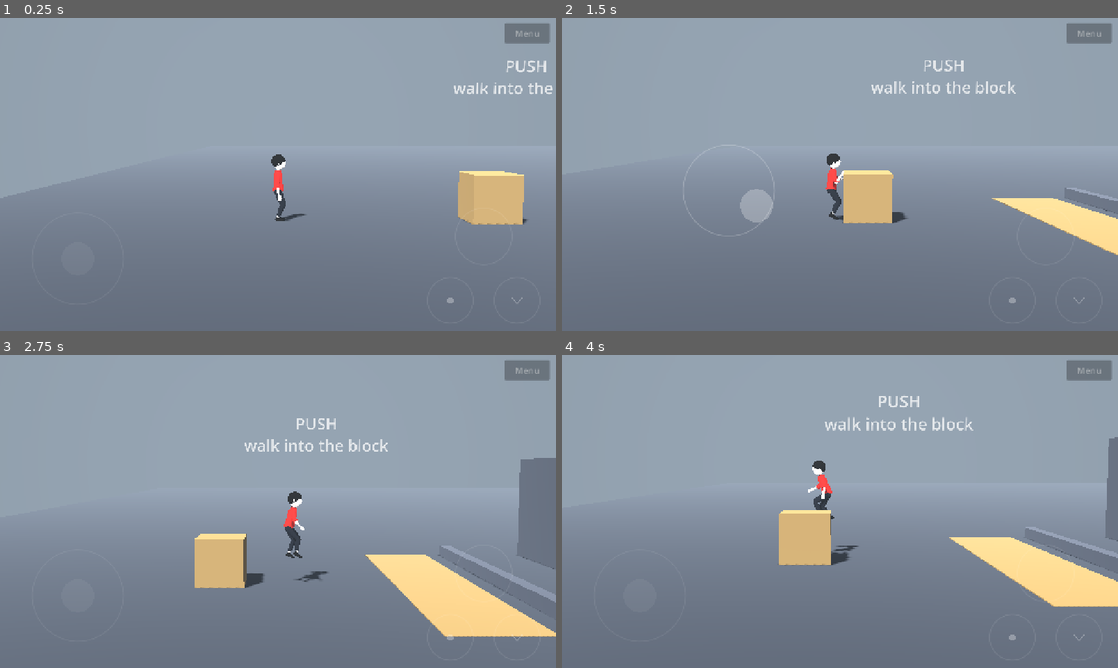
Above: before the commit, frames 1-4 (two rows, left to right).
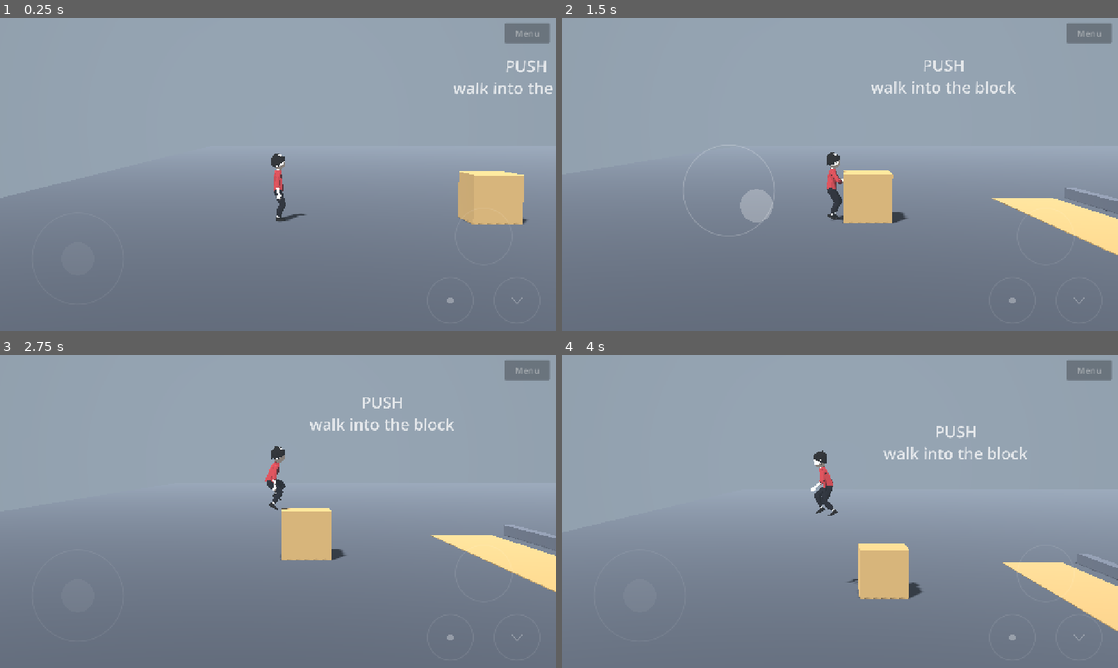
Above: after the commit, the same moments.

Repository: Sclondon/Outside
Game: Godot game, scene res://mechanics.tscn
The game is run twice, just before and just after one commit, with the same random seed, the same clock (stepped at 60 frames per second) and the same inputs. This scene is started directly instead of the project's main scene.
Inputs (mouse positions are in pixels of both pictures, inside the frame that each line leads up to):
- Up to frame 1 (0.25 s): no input
- Up to frame 2 (1.5 s): move the mouse to (962, 158) at 0.52 s; hold D (move_right) 0.53-1.25 s; hold E (act) 0.53-1.25 s; click (962, 158) at 0.67 s; tap Space (jump) at 0.77, 1.07 s; tap C (duck) at 0.8 s; drag from (728, 190) to (812, 237) at 1.27 s
- Up to frame 3 (2.75 s): move the mouse to (333, 442) at 2.02 s; hold D (move_right) from 2.03 s (still down); hold Space (jump) from 2.03 s (still down); tap E (act) at 2.3 s
- Up to frame 4 (4 s): release D (move_right) at 2.75 s; release Space (jump) at 2.75 s; drag from (812, 574) to (673, 464) at 2.77 s; move the mouse to (1006, 558) at 3.52 s; hold A (move_left) from 3.53 s (still down); hold C (duck) from 3.53 s (still down); tap Space (jump) at 3.77, 3.8 s

The runs differ from the first frame. In frame 1, 0.2% of the frame differs, in the area x 48-55%, y 43-66%; in frame 2, 0.2%; in frame 3, 13%, in the area x 35-100%, y 13-90%; in frame 4, 7.8%.

Commit message:
The boy after the reference; banded cel shading; a clamber on jump; arm and step glitches fixed
- Boy: shoulders are part of the body of the shirt so the sleeves grow out of
  it, arms hang clear of it, shorter forearms on a new wrist bone, a darker
  red, beige skin, jagged hair, baggier trousers gathered at the ankle, white
  socks, no nose.
- Cel shading is a banded shader: hard shadow, lit and core steps and a rim.
- Ledges: he hangs until jump is pressed, then a longer clamber (pull, press,
  knee up, stand).
- Pushing: the body stands off so the arms have room, and hand targets are
  eased; hands find the surface with a ray each, and only after a sustained
  lean, so steps are not reached for.
- A step up or down no longer counts as a landing.

Co-Authored-By: Claude Opus 5.5 <noreply@anthropic.com>
Claude-Session: https://claude.ai/code/session_01XLDTvBPdBf83Bygf8TCH2N

Diff:
--- a/scripts/character_rig.gd
+++ b/scripts/character_rig.gd
@@ -57,6 +57,10 @@
 var _toes: Array[Node3D] = []
 var _shoulders: Array[Node3D] = []
 var _elbows: Array[Node3D] = []
+var _hands: Array[Node3D] = []
+## Where each hand is reaching, in the rig's own space, and whether it was last frame.
+var _hand_targets: Array[Vector3] = [Vector3.ZERO, Vector3.ZERO]
+var _reach_held := false
 var _skeleton: Skeleton3D
 var _joints: Array[Node3D] = []
 var _bones: Array[int] = []
@@ -123,7 +127,7 @@
 	var velocity: Vector3 = _player.velocity
 	var flat := Vector3(velocity.x, 0.0, velocity.z)
 	var speed := flat.length()
-	var grounded: bool = _player.is_on_floor()
+	var grounded: bool = _player.is_on_floor() or (&"air_time" in _player and _player.air_time < 0.1)
 
 	# What the body is up to beyond walking and jumping. Only a Player does any
 	# of it; the mummy, on the same rig, has none of these.
@@ -134,7 +138,12 @@
 	_duck = _approach(_duck, 1.0 if ducking and doing == Player.State.FREE else 0.0, 12.0, delta)
 	_slide = _approach(_slide, 1.0 if doing == Player.State.SLIDE else 0.0, 14.0, delta)
 	_hang = _approach(_hang, 1.0 if hanging else 0.0, 16.0, delta)
-	_climb = _player.climb_progress if doing == Player.State.CLIMB else 0.0
+	if doing == Player.State.CLIMB:
+		_climb = _player.climb_progress
+	elif doing == Player.State.HANG or _hang < 0.02:
+		# (once up, it stays "finished" while the hang pose fades, or the arms
+		# would snap back overhead for an instant)
+		_climb = 0.0
 	_rope = _approach(_rope, 1.0 if doing == Player.State.ROPE else 0.0, 14.0, delta)
 	if doing == Player.State.ROPE:
 		_rope_phase = _player.rope_travel
@@ -182,7 +191,7 @@
 func _pose_body(speed: float, vertical_speed: float, stance: float, gait: float) -> void:
 	var forward := global_basis.z
 	var pitch := _run * 0.2 + _move * 0.03 + clampf(_accel.dot(forward) * 0.012, -0.2, 0.2)
-	pitch += _duck * 0.95 - _slide * 1.1 + sin(PI * _climb) * 0.45
+	pitch += _duck * 0.95 - _slide * 1.1 + sin(PI * smoothstep(0.3, 0.97, _climb)) * 0.6
 	pitch += stoop + _push * 0.36 + _air * clampf(-vertical_speed * 0.02, -0.08, 0.16) + _skid * 0.3
 	var roll := clampf(-_yaw_rate * speed * 0.012, -0.22, 0.22)
 	_lean = _lean.lerp(Vector2(pitch, roll), 1.0 - exp(-9.0 * get_process_delta_time()))
@@ -198,7 +207,7 @@
 	var idle := 1.0 - _move
 	sway += sin(_time * 0.55) * 0.014 * idle
 	var look := (sin(_time * 0.37) * 0.28 + sin(_time * 0.83 + 1.0) * 0.1) * idle + _glance
-	_hips.position = Vector3(sway, _hip_height - _run * 0.02 - _crouch - _skid * 0.08 - _duck * 0.3 - _slide * 0.34 + bob + breath * 0.003 * (1.0 - _move), 0.0)
+	_hips.position = Vector3(sway, _hip_height - _run * 0.02 - _crouch - _skid * 0.08 - _duck * 0.3 - _slide * 0.34 - sin(PI * smoothstep(0.5, 1.0, _climb)) * 0.26 + bob + breath * 0.003 * (1.0 - _move), -0.16 * _push)
 	_hips.rotation = Vector3(_lean.x * 0.5 + _crouch * 0.8, twist, _lean.y)
 	_spine.rotation = Vector3(_lean.x * 0.5 + breath * 0.012 + _crouch * 0.9, -twist * 1.8 + look * 0.25, _lean.y * 0.5)
 	# The head stays level and looks where the body is going.
@@ -232,8 +241,13 @@
 		# Sliding: one leg out in front, the other folded under.
 		target = target.lerp(Vector3(side * _hip_width, ANKLE + 0.05, 0.5 if i == 0 else 0.2), _slide)
 		# Hanging: legs loose below; climbing brings a knee up onto the ledge.
-		var heave := sin(PI * _climb)
-		var dangle := Vector3(side * _hip_width, ANKLE + 0.03 + heave * (0.4 if i == 0 else 0.12), 0.04 + sin(_time * 2.0 + i) * 0.03 + heave * 0.22)
+		var scrabble := smoothstep(0.05, 0.25, _climb) * (1.0 - smoothstep(0.45, 0.6, _climb))
+		var dangle := Vector3(side * _hip_width, ANKLE + 0.03 + scrabble * (0.14 + sin(_climb * 22.0 + i * PI) * 0.1), 0.04 + sin(_time * 2.0 + i) * 0.03 + scrabble * 0.14)
+		# Then one knee comes up onto the ledge, and the other leg follows it.
+		var onto := smoothstep(0.5, 0.78, _climb) if i == 0 else smoothstep(0.72, 0.96, _climb)
+		var ahead := 0.34 * (1.0 - smoothstep(0.58, 1.0, _climb))
+		dangle = dangle.lerp(Vector3(side * _hip_width, ANKLE, ahead if i == 0 else ahead * 0.4), onto)
+		dangle.y += sin(PI * onto) * (0.24 if i == 0 else 0.16)
 		target = target.lerp(dangle, _hang)
 		# On a rope: knees up, feet gripping, shifting as the hands do.
 		target = target.lerp(Vector3(side * 0.04, ANKLE + 0.26 + sin(_rope_phase * 5.0 + i * PI) * 0.07, 0.14), _rope)
@@ -289,7 +303,7 @@
 		# Opposite to the leg on the same side. Negative pitch is forward.
 		var swing := side * cos(TAU * _phase) * lerpf(0.5, 0.9, _run) * gait
 		var pitch := swing + 0.05
-		var roll := side * 0.09
+		var roll := side * 0.12
 		var elbow := -(0.14 + lerpf(0.12, 1.3, _run) * gait + maxf(-swing, 0.0) * 0.4)
 
 		var flail := sin(_time * 10.0 + i * 2.1) * 0.14
@@ -388,6 +402,7 @@
 		var shoulder := _joint(_spine, "upper_arm" + suffix, _rest("upper_arm" + suffix))
 		_shoulders.append(shoulder)
 		_elbows.append(_joint(shoulder, "forearm" + suffix, Vector3(0.0, -_upper_arm, 0.0)))
+		_hands.append(_joint(_elbows[-1], "hand" + suffix, Vector3(0.0, -_forearm, 0.0)))
 		var hip := Vector3(side * _hip_width, _hip_drop, 0.0)
 		_thighs.append(_joint(_hips, "thigh" + suffix, hip))
 		_shins.append(_joint(_hips, "shin" + suffix, hip + Vector3.DOWN * _thigh))
@@ -417,6 +432,8 @@
 		var elbow := _elbows[i].transform
 		_skeleton.set_bone_pose(_bones[_joints.find(_shoulders[i])], Transform3D(shoulder.basis * rest.inverse(), shoulder.origin))
 		_skeleton.set_bone_pose(_bones[_joints.find(_elbows[i])], Transform3D(rest * elbow.basis * rest.inverse(), rest * elbow.origin))
+		var hand := _hands[i].transform
+		_skeleton.set_bone_pose(_bones[_joints.find(_hands[i])], Transform3D(rest * hand.basis * rest.inverse(), rest * hand.origin))
 
 
 func is_limp() -> bool:
@@ -552,7 +569,7 @@
 
 ## Where the right hand is, for whatever it is holding.
 func hand_position() -> Vector3:
-	return _elbows[1].global_transform * Vector3(0.0, -_forearm - 0.07, 0.0)
+	return _hands[1].global_transform * Vector3(0.0, -0.07, 0.0)
 
 
 ## Takes the figure's proportions from its skeleton's rest pose.
@@ -567,7 +584,7 @@
 	_toe = _rest(&"toe_l")
 	var elbow := _rest(&"forearm_l")
 	_upper_arm = elbow.length()
-	_forearm = _upper_arm
+	_forearm = _rest(&"hand_l").length()
 	_arm_rest = atan2(elbow.x, -elbow.y)
 	_leg_scale = (_thigh + _shin) / 0.54
 
@@ -581,8 +598,11 @@
 ## by solving each arm as two bones, over whatever the arms were doing.
 func _reach_arms() -> void:
 	if _reach < 0.01:
+		_reach_held = false
 		return
 	var points: PackedVector3Array = _player.hand_points
+	var ease_in := 1.0 - exp(-18.0 * get_process_delta_time()) if _reach_held else 1.0
+	_reach_held = true
 	var forward := global_basis.z.normalized()
 	var fore_length := _forearm + 0.06
 	for i in 2:
@@ -591,8 +611,10 @@
 		var weight := _reach * (1.0 - _carry if i == 1 else 1.0)
 		var shoulder := _shoulders[i]
 		var from := shoulder.global_position
-		var to := points[i] - from
-		var reach := clampf(to.length(), 0.08, _upper_arm + fore_length - 0.005)
+		# (eased towards, in his own space, so a target that hops does not jerk the arm)
+		_hand_targets[i] = _hand_targets[i].lerp(to_local(points[i]), ease_in)
+		var to := to_global(_hand_targets[i]) - from
+		var reach := clampf(to.length(), 0.2, _upper_arm + fore_length - 0.005)
 		var direction := to.normalized()
 		# Elbows hang down and a little out.
 		var pole := Vector3.DOWN + global_basis.x.normalized() * side * 0.6 - forward * 0.3
--- a/scripts/player.gd
+++ b/scripts/player.gd
@@ -73,7 +73,7 @@
 @export var ledge_reach := Vector2(0.55, 1.6)
 ## How far below the ledge the feet hang.
 @export var hang_height := 1.27
-@export var climb_time := 0.6
+@export var climb_time := 1.15
 @export var rope_speed := 1.5
 
 @export_group("Throwing")
@@ -99,6 +99,8 @@
 var climb_progress := 0.0
 ## Distance climbed on the current rope, for the hand-over-hand.
 var rope_travel := 0.0
+## How long he has been off the ground, seconds.
+var air_time := 0.0
 ## Where his hands belong when he has hold of something (left, right, in world
 ## space), and how firmly, 0..1: a ledge, a rope, or whatever he is leaning on.
 ## The rig reaches for these.
@@ -133,6 +135,8 @@
 var _rope_hand_y := 0.0
 var _carried_layers := Vector2i.ZERO
 var _lean_timer := 0.0
+## How long he has been leaning without a break; a brush against a step is not a lean.
+var _lean_held := 0.0
 var _lean_point := Vector3.ZERO
 var _lean_normal := Vector3.ZERO
 
@@ -235,12 +239,15 @@
 	var now_grounded := is_on_floor()
 	if now_grounded and not _was_grounded:
 		_jumping = false
-		landed.emit(maxf(fall_speed, 0.0))
+		# (a step up or down leaves the ground for a frame; that is not a landing)
+		if air_time > 0.1:
+			landed.emit(maxf(fall_speed, 0.0))
 		if fall_speed > hard_landing_speed:
 			_stun = hard_landing_time
 	elif now_grounded and _was_grounded and not stepped:
 		_smooth_step_down(global_position.y - before.y, delta)
 	_was_grounded = now_grounded
+	air_time = 0.0 if now_grounded else air_time + delta
 
 	# Hands are free and he is in the air: catch a rope, or a ledge he is falling past.
 	if not now_grounded and state == State.FREE and carried == null and _grab_cooldown <= 0.0:
@@ -485,11 +492,11 @@
 	return true
 
 
-## Hanging: push towards the ledge (or jump) to climb, away (or duck) to drop.
+## Hanging: he stays there until jump climbs up, or pulling away (or duck) drops him.
 func _hang() -> void:
 	velocity = Vector3.ZERO
 	var toward := _wish.dot(_ledge_direction)
-	if _jump_buffer > 0.0 or (toward > 0.4 and _state_time > 0.2):
+	if _jump_buffer > 0.0:
 		_jump_buffer = 0.0
 		_climb_from = global_position
 		climb_progress = 0.0
@@ -503,8 +510,8 @@
 ## Pulling up: first straight up the face, then forward onto the top.
 func _climb() -> void:
 	climb_progress = clampf(_state_time / climb_time, 0.0, 1.0)
-	var rise := smoothstep(0.0, 0.65, climb_progress)
-	var reach := smoothstep(0.45, 1.0, climb_progress)
+	var rise := smoothstep(0.0, 0.6, climb_progress)
+	var reach := smoothstep(0.58, 1.0, climb_progress)
 	global_position = Vector3(
 		lerpf(_climb_from.x, _ledge_top.x, reach),
 		lerpf(_climb_from.y, _ledge_top.y + 0.02, rise),
@@ -776,9 +783,10 @@
 ## or flat against what he is leaning into.
 func _place_hands(delta: float) -> void:
 	_lean_timer -= delta
+	_lean_held = _lean_held + delta if _lean_timer > 0.0 else 0.0
 	hand_reach = 0.0
 	var facing := Vector3(sin(facing_yaw), 0.0, cos(facing_yaw))
-	if state == State.HANG or (state == State.CLIMB and climb_progress < 0.7):
+	if state == State.HANG or (state == State.CLIMB and climb_progress < 0.86):
 		# Over the lip, a shoulder's width apart
 		var lip := _ledge_top - _ledge_direction * (_radius + 0.09) + Vector3.UP * 0.02
 		var along := Vector3(_ledge_direction.z, 0.0, -_ledge_direction.x)
@@ -791,12 +799,17 @@
 		hand_points[0] = Vector3(_rope.global_position.x, _rope_hand_y + shift, _rope.global_position.z)
 		hand_points[1] = Vector3(_rope.global_position.x, _rope_hand_y - shift, _rope.global_position.z)
 		hand_reach = 1.0
-	elif state == State.FREE and _lean_timer > 0.0:
+	elif state == State.FREE and _lean_held > 0.15:
+		# Each hand goes where a line straight ahead from the shoulder meets the
+		# surface. Anything too low for both hands (a step, a kerb) is not leant on.
 		var left := Vector3(facing.z, 0.0, -facing.x)
+		var space := get_world_3d().direct_space_state
+		var found := PackedVector3Array()
 		for i in 2:
 			var from := global_position + Vector3.UP * (stand_height * 0.6) + left * (0.13 if i == 0 else -0.13)
-			var gap := (from - _lean_point).dot(_lean_normal)
-			if gap > 0.6:
+			var hit := space.intersect_ray(PhysicsRayQueryParameters3D.create(from, from - _lean_normal * 0.65, 1))
+			if hit.is_empty():
 				return
-			hand_points[i] = from - _lean_normal * (gap - 0.015)
+			found.append((hit.position as Vector3) + (hit.normal as Vector3) * 0.015)
+		hand_points = found
 		hand_reach = 1.0
--- a/scripts/toon.gd
+++ b/scripts/toon.gd
@@ -1,16 +1,55 @@
 class_name Toon
-## Cel shading for the figures: light falls on them in flat bands with a hard
-## edge instead of a soft gradient.
+## Cel shading for the figures: each light falls on them in flat bands with hard
+## edges (shadow, lit, and a brighter core) plus a thin rim of light at grazing
+## angles, rather than a smooth gradient.
+
+const SHADER := """
+shader_type spatial;
+
+uniform vec3 albedo : source_color = vec3(1.0);
+// How far round from the light the lit band reaches (0 is exactly side-on).
+uniform float lit_edge = 0.05;
+// Where the brighter inner band starts, and how much it adds.
+uniform float core_edge = 0.62;
+uniform float core_gain = 0.3;
+uniform float rim_gain = 0.35;
+// Softness of each edge. Small, so the bands read as flat steps.
+uniform float feather = 0.012;
+
+void fragment() {
+	ALBEDO = albedo;
+	ROUGHNESS = 1.0;
+	SPECULAR = 0.0;
+}
+
+void light() {
+	float facing = dot(NORMAL, LIGHT);
+	float lit = smoothstep(lit_edge, lit_edge + feather, facing);
+	float core = smoothstep(core_edge, core_edge + feather, facing);
+	// A rim where the surface turns away from the eye, on the lit side only.
+	float graze = 1.0 - clamp(dot(NORMAL, VIEW), 0.0, 1.0);
+	float rim = smoothstep(0.72, 0.72 + feather * 2.0, graze) * lit;
+	float band = lit * (1.0 - core_gain) + core * core_gain + rim * rim_gain;
+	// Shadows cut in with a hard edge too.
+	float shade = smoothstep(0.45, 0.55, ATTENUATION / max(ATTENUATION, 0.0001)) * ATTENUATION;
+	DIFFUSE_LIGHT += band * shade * LIGHT_COLOR / PI;
+}
+"""
+
+static var _shader: Shader
 
 
 ## Reshades every mesh under `model`. Its own materials are left untouched.
 static func apply(model: Node) -> void:
+	if _shader == null:
+		_shader = Shader.new()
+		_shader.code = SHADER
 	for part: MeshInstance3D in model.find_children("*", "MeshInstance3D", true, false):
 		for surface in part.mesh.get_surface_count():
-			var flat := part.mesh.surface_get_material(surface).duplicate() as StandardMaterial3D
-			if flat == null:
+			var original := part.mesh.surface_get_material(surface) as StandardMaterial3D
+			if original == null:
 				continue
-			flat.diffuse_mode = BaseMaterial3D.DIFFUSE_TOON
-			flat.specular_mode = BaseMaterial3D.SPECULAR_DISABLED
-			flat.roughness = 1.0
-			part.set_surface_override_material(surface, flat)
+			var banded := ShaderMaterial.new()
+			banded.shader = _shader
+			banded.set_shader_parameter(&"albedo", original.albedo_color)
+			part.set_surface_override_material(surface, banded)
Binary file changed: models/boy.glb
Binary file changed: models/boy_lo.glb
Binary file changed: models/mummy.glb
Binary file changed: models/mummy_lo.glb
Not shown, changed: README.md
Not shown, changed: tools/boy.blend
Not shown, changed: tools/boy_lo.blend
Not shown, changed: tools/build_character.py
Not shown, changed: tools/mummy.blend
Not shown, changed: tools/mummy_lo.blend
